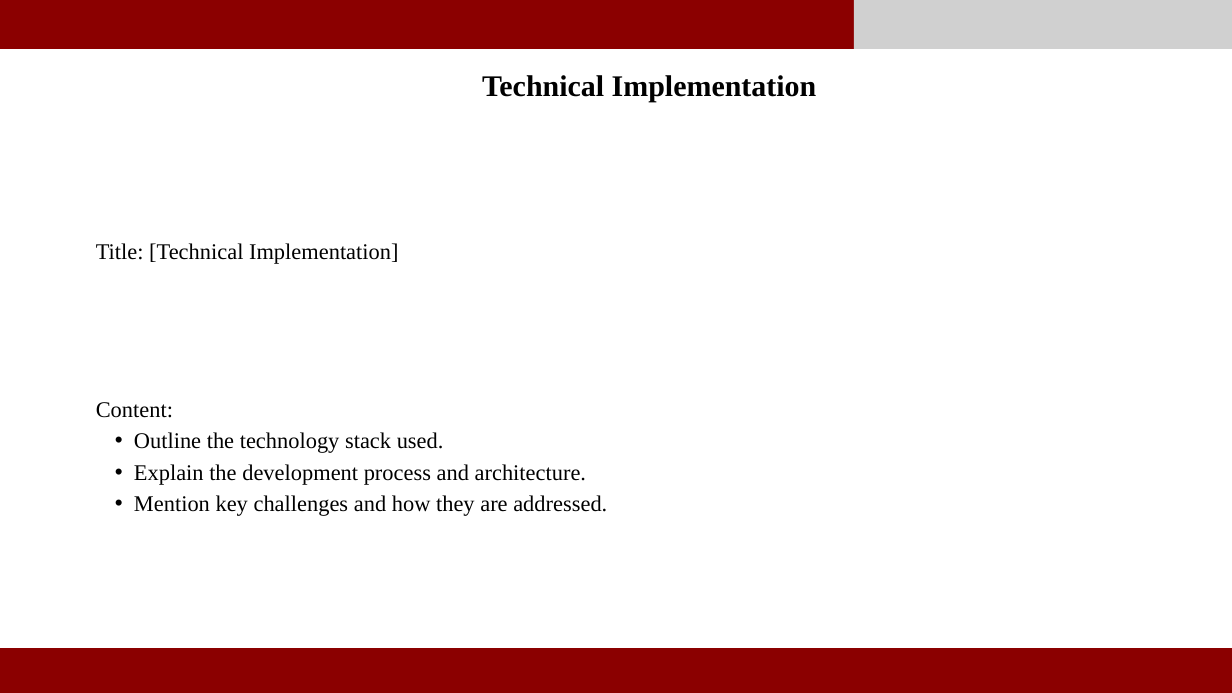
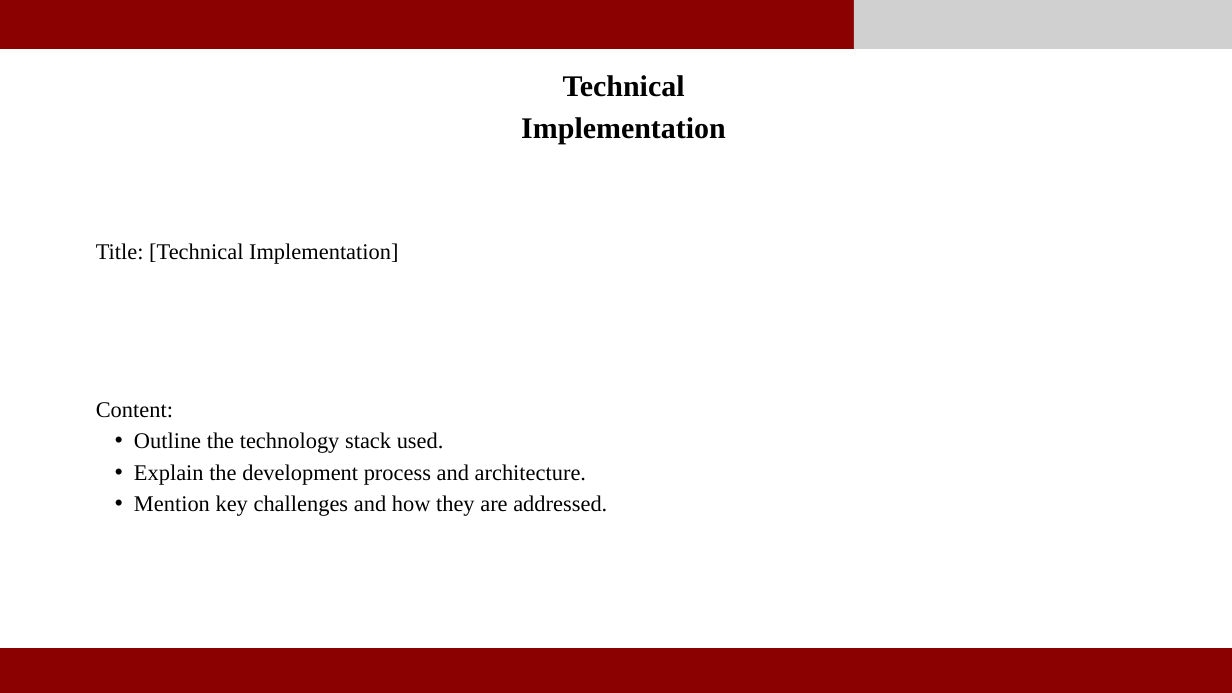
Before and after one commit to Ro706/Enthusia, a slide deck: slide 4 of public/SITnovatePresentationTemplate.pptx. Drawn at 1232x693 pixels with LibreOffice and Linux fonts; fonts in the diff are those of the drawing; grey boxes stand for pictures. Boxes give left, top, right and bottom in pixels: in the first picture for what was removed or moved away, otherwise in the second. Text is boxed around its words. In the diff, an @@ line names an element or a change of style, - is before the commit and + after.

Commit message:
update the ppt and adding insterra.ai

```diff
--- a/public/SITnovatePresentationTemplate.pptx
+++ b/public/SITnovatePresentationTemplate.pptx
@@ text "Technical Implementation" rewrapped from (482,75,817,102) to (521,75,726,143) @@
```
Also in this commit, not shown: 5 other slides changed, 1 slide added, 1 other file.
